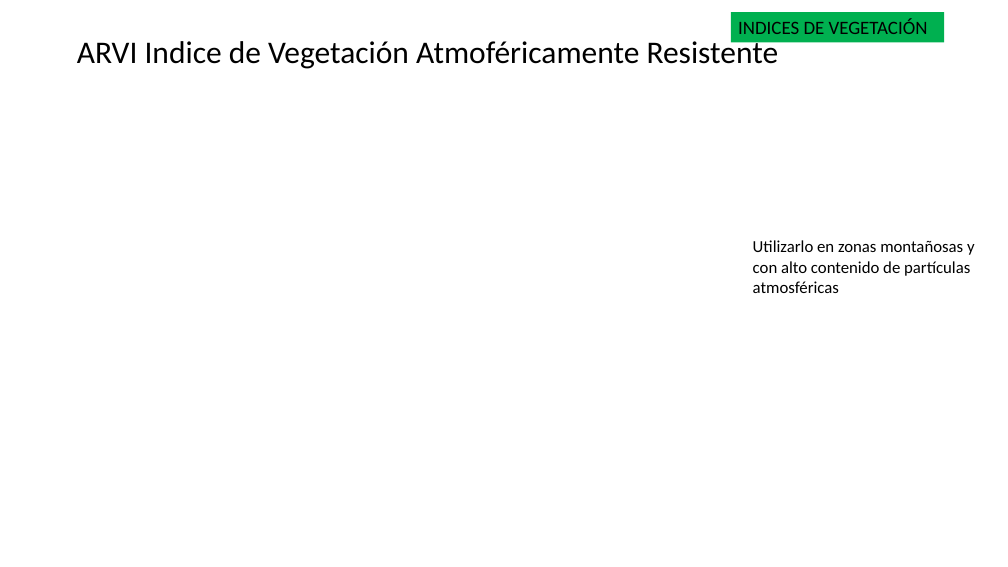
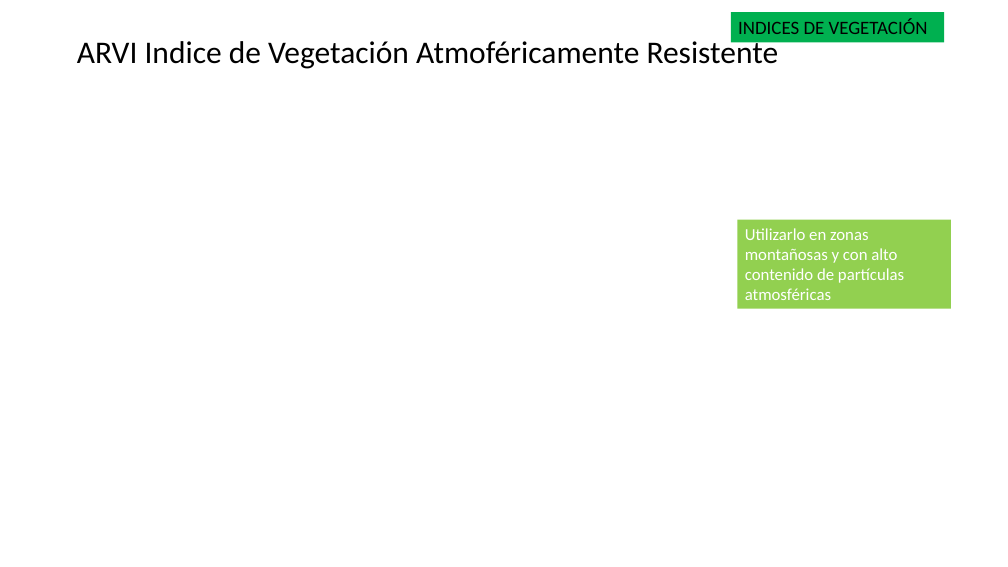
Before and after one commit to Sud-Austral/DATA-AGRO, a slide deck: slide 7 of Diseño/Chile/Geomática Agrícola_app.pptx. Drawn at 1008x567 pixels with LibreOffice and Linux fonts; fonts in the diff are those of the drawing; grey boxes stand for pictures. Boxes give left, top, right and bottom in pixels: in the first picture for what was removed or moved away, otherwise in the second. Text is boxed around its words. In the diff, an @@ line names an element or a change of style, - is before the commit and + after.

```diff
--- a/Diseño/Chile/Geomática Agrícola_app.pptx
+++ b/Diseño/Chile/Geomática Agrícola_app.pptx
@@ rectangle "Utilizarlo en zonas montañosas y ..." resized from (x1=753, y1=240, x2=975, y2=293) to (x1=737, y1=220, x2=951, y2=309) @@
@@ rectangle "Utilizarlo en zonas montañosas y ..." at (x1=737, y1=220, x2=951, y2=309): text colour #000000 to #FFFFFF; fill none to #92D050 @@
```
Also in this commit, not shown: 3 other slides changed, 12 slides added, 2 slides removed, 5 other files.
